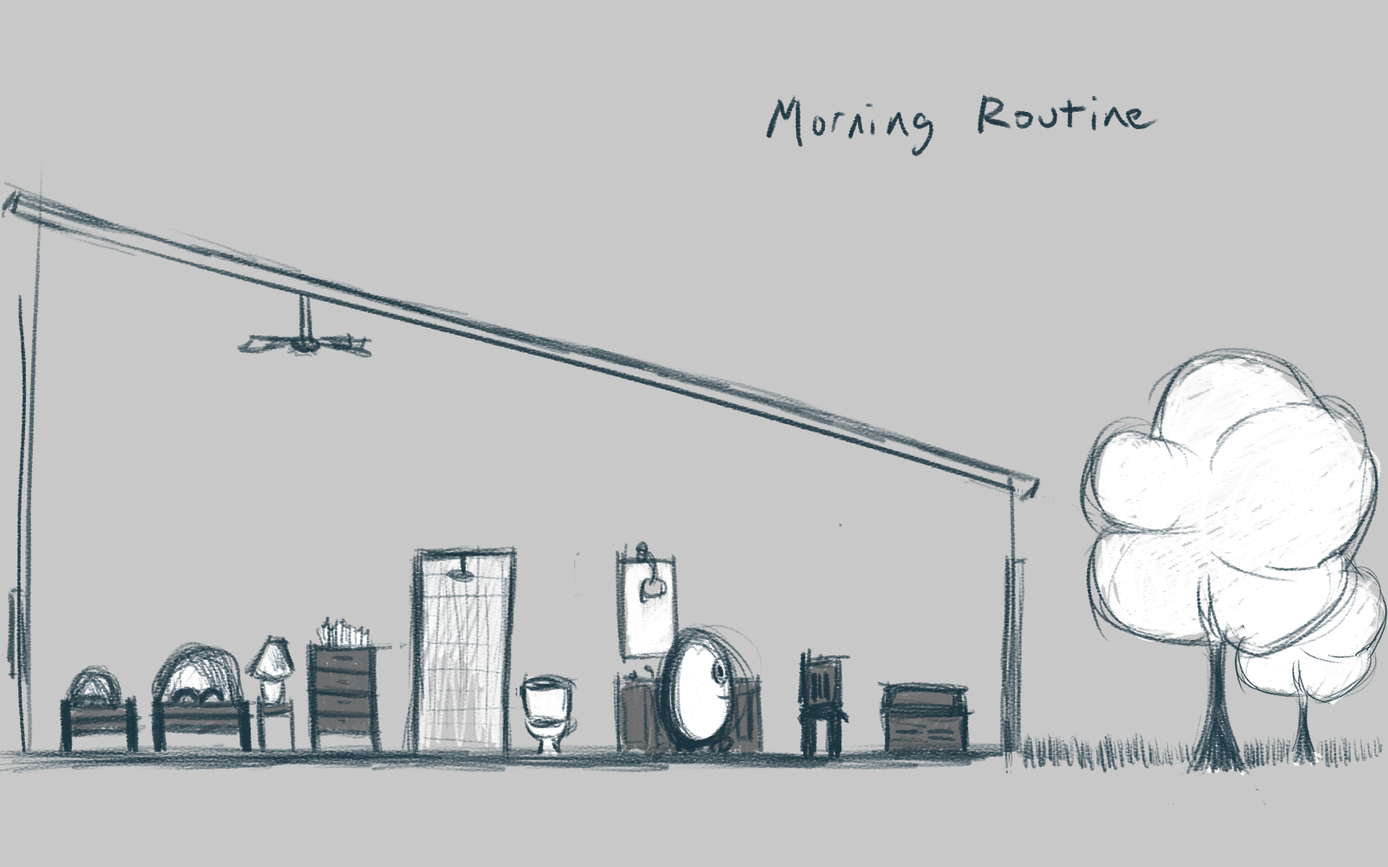
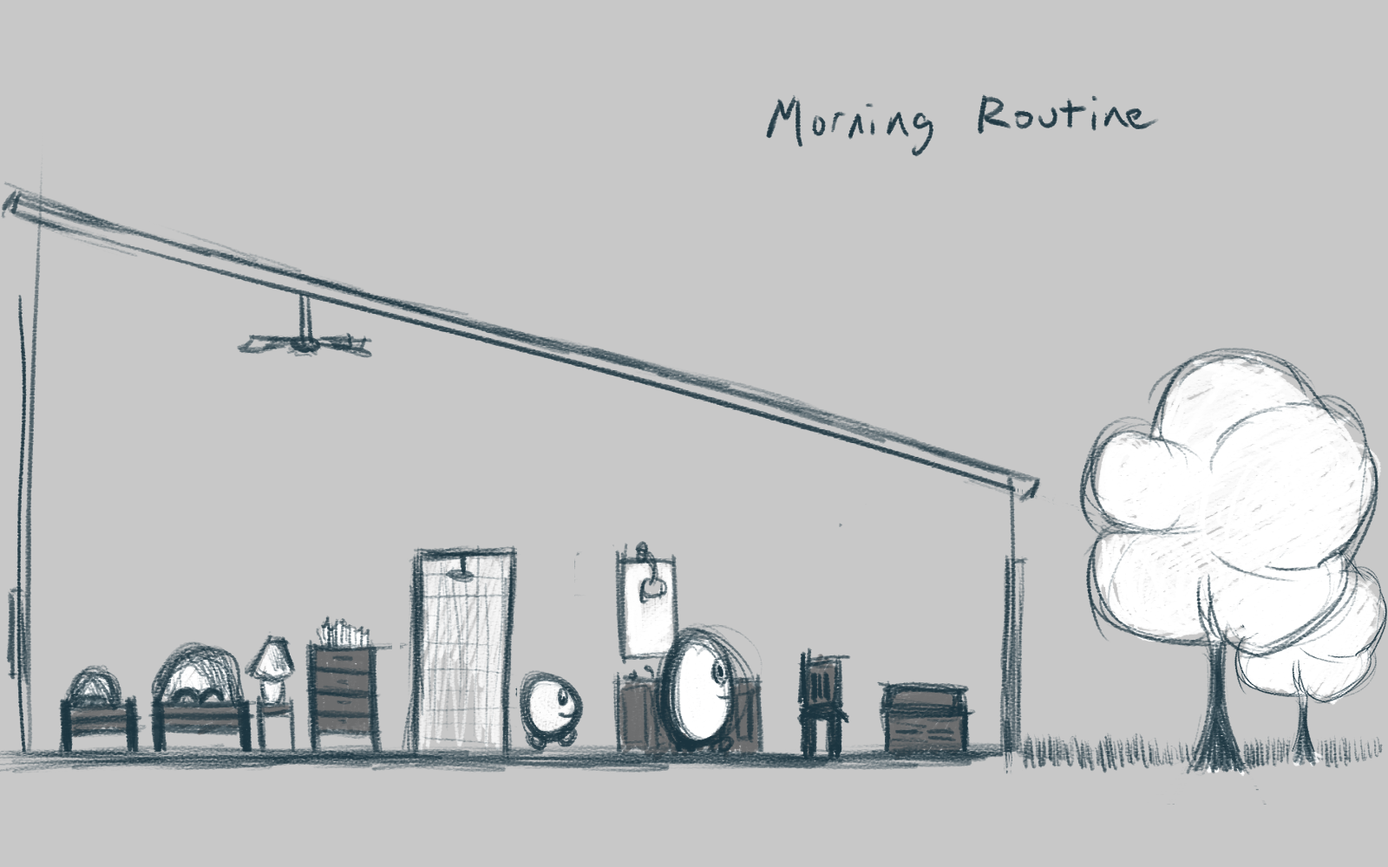
Revision of a layered 1388 x 867 image; what changed, layer by layer:
added layer "Layer 1" in group "people" over [left=518, top=670, right=584, bottom=752]
added layer "little moving background" in group "people" over [left=528, top=674, right=579, bottom=737]
hid "toilet" over [left=519, top=671, right=579, bottom=758]
hid "toilet background" over [left=524, top=675, right=569, bottom=758]
